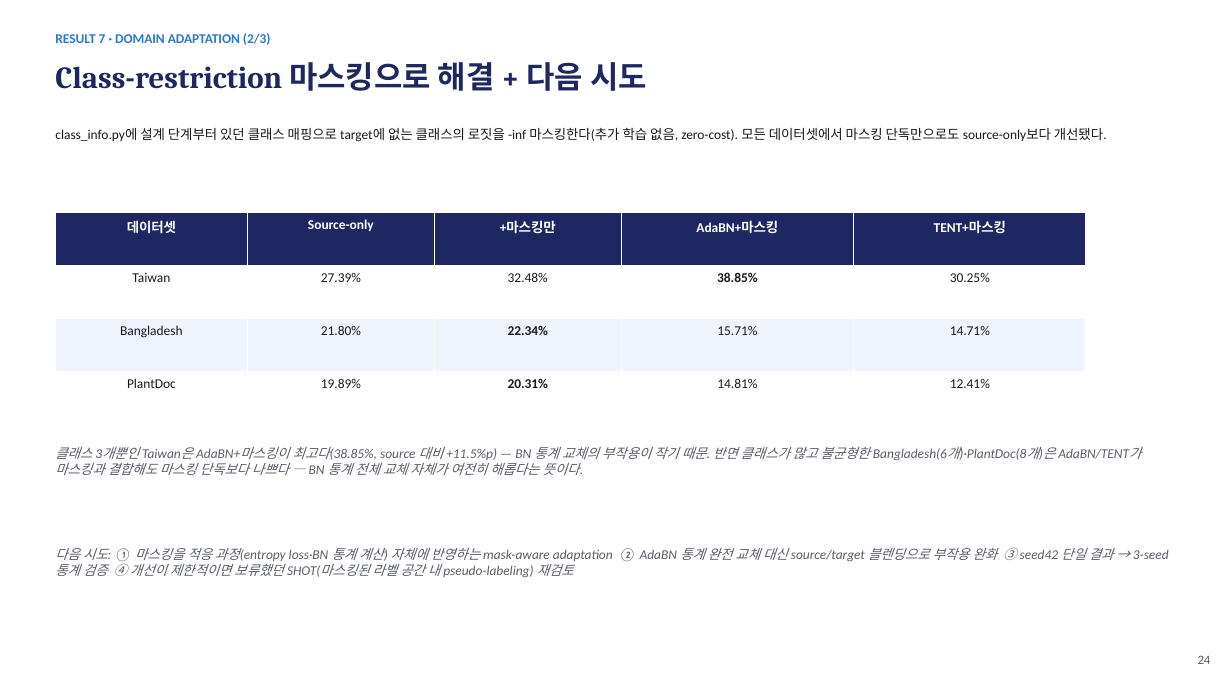
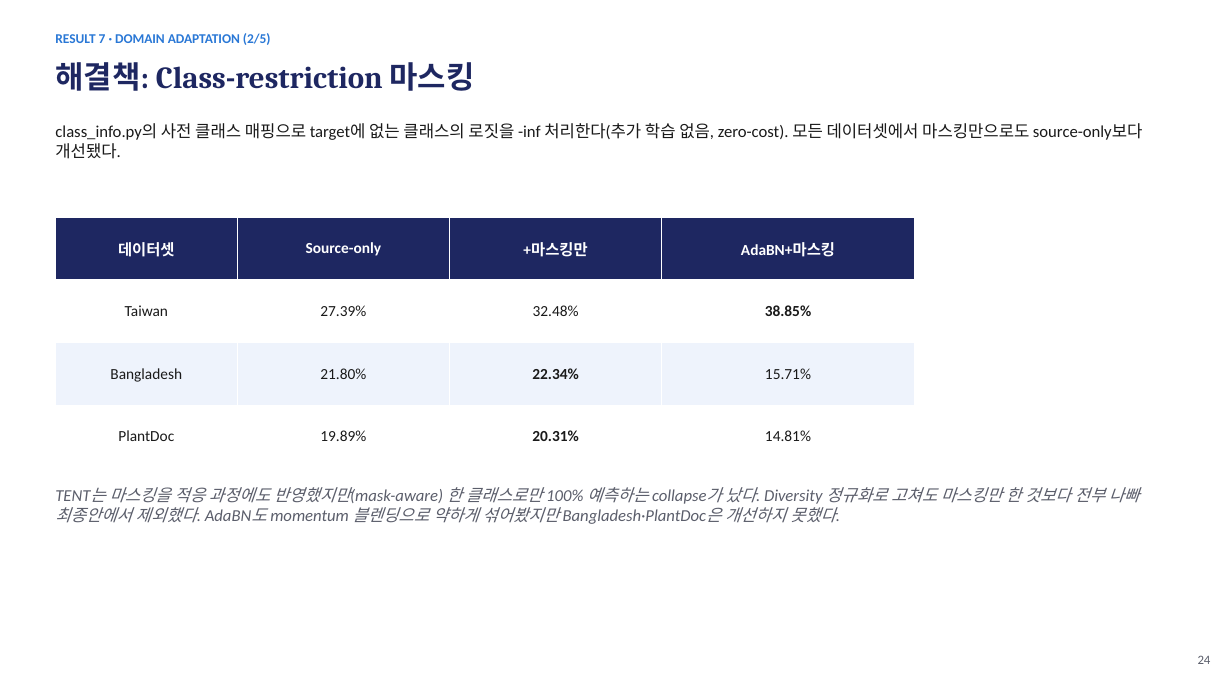
Before and after one commit to sara0813/tomato-disease-v2, a slide deck: slide 25 of docs/CNN_토마토_병해분류_V2_진행보고.pptx. Drawn at 1232x693 pixels with LibreOffice and Linux fonts; fonts in the diff are those of the drawing. Boxes give left, top, right and bottom in pixels: in the first picture for what was removed or moved away, otherwise in the second. Text is boxed around its words. In the diff, an @@ line names an element or a change of style, - is before the commit and + after.

```diff
--- a/docs/CNN_토마토_병해분류_V2_진행보고.pptx
+++ b/docs/CNN_토마토_병해분류_V2_진행보고.pptx
@@ text at <box>55,33,271,45</box>: text changed @@
-RESULT 7 · DOMAIN ADAPTATION (2/3)
+RESULT 7 · DOMAIN ADAPTATION (2/5)
@@ text at <box>55,62,474,91</box>: text changed @@
-Class-restriction 마스킹으로 해결 + 다음 시도
+해결책: Class-restriction 마스킹
@@ text at <box>55,123,1142,159</box>: text changed; size 10.5 to 13 pt @@
-class_info.py에 설계 단계부터 있던 클래스 매핑으로 target에 없는 클래스의 로짓을 -inf 마스킹한다(추가 학습 없음, zero-cost). 모든 데이터셋에서 마스킹 단독만으로도 source-only보다 개선됐다.
+class_info.py의 사전 클래스 매핑으로 target에 없는 클래스의 로짓을 -inf 처리한다(추가 학습 없음, zero-cost). 모든 데이터셋에서 마스킹만으로도 source-only보다 개선됐다.
@@ table at <box>55,217,915,468</box> @@
-column 5: TENT+마스킹 | 30.25% | 14.71% | 12.41%
@@ table: place and size @@
-table at <box>55,213,1087,425</box>
+table at <box>55,217,915,468</box>
@@ text at <box>55,487,1140,524</box>: text changed; size 10.5 to 13 pt @@
-클래스 3개뿐인 Taiwan은 AdaBN+마스킹이 최고다(38.85%, source 대비 +11.5%p) — BN 통계 교체의 부작용이 작기 때문. 반면 클래스가 많고 불균형한 Bangladesh(6개)·PlantDoc(8개)은 AdaBN/TENT가 마스킹과 결합해도 마스킹 단독보다 나쁘다 — BN 통계 전체 교체 자체가 여전히 해롭다는 뜻이다.
+TENT는 마스킹을 적응 과정에도 반영했지만(mask-aware) 한 클래스로만 100% 예측하는 collapse가 났다. Diversity 정규화로 고쳐도 마스킹만 한 것보다 전부 나빠 최종안에서 제외했다. AdaBN도 momentum 블렌딩으로 약하게 섞어봤지만 Bangladesh·PlantDoc은 개선하지 못했다.
@@ text removed at <box>55,547,1169,578</box> @@
-다음 시도: ① 마스킹을 적응 과정(entropy loss·BN 통계 계산) 자체에 반영하는 mask-aware adaptation ② AdaBN 통계 완전 교체 대신 source/target 블렌딩으로 부작용 완화 ③ seed42 단일 결과 → 3-seed 통계 검증 ④ 개선이 제한적이면 보류했던 SHOT(마스킹된 라벨 공간 내 pseudo-labeling) 재검토
```
Also in this commit, not shown: 4 other slides changed, 2 slides added.
